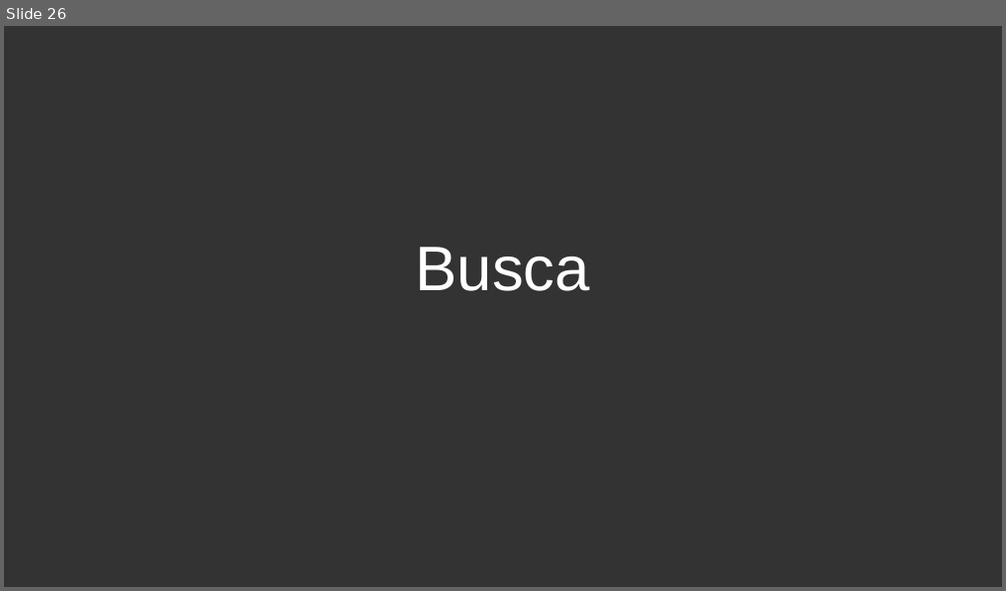
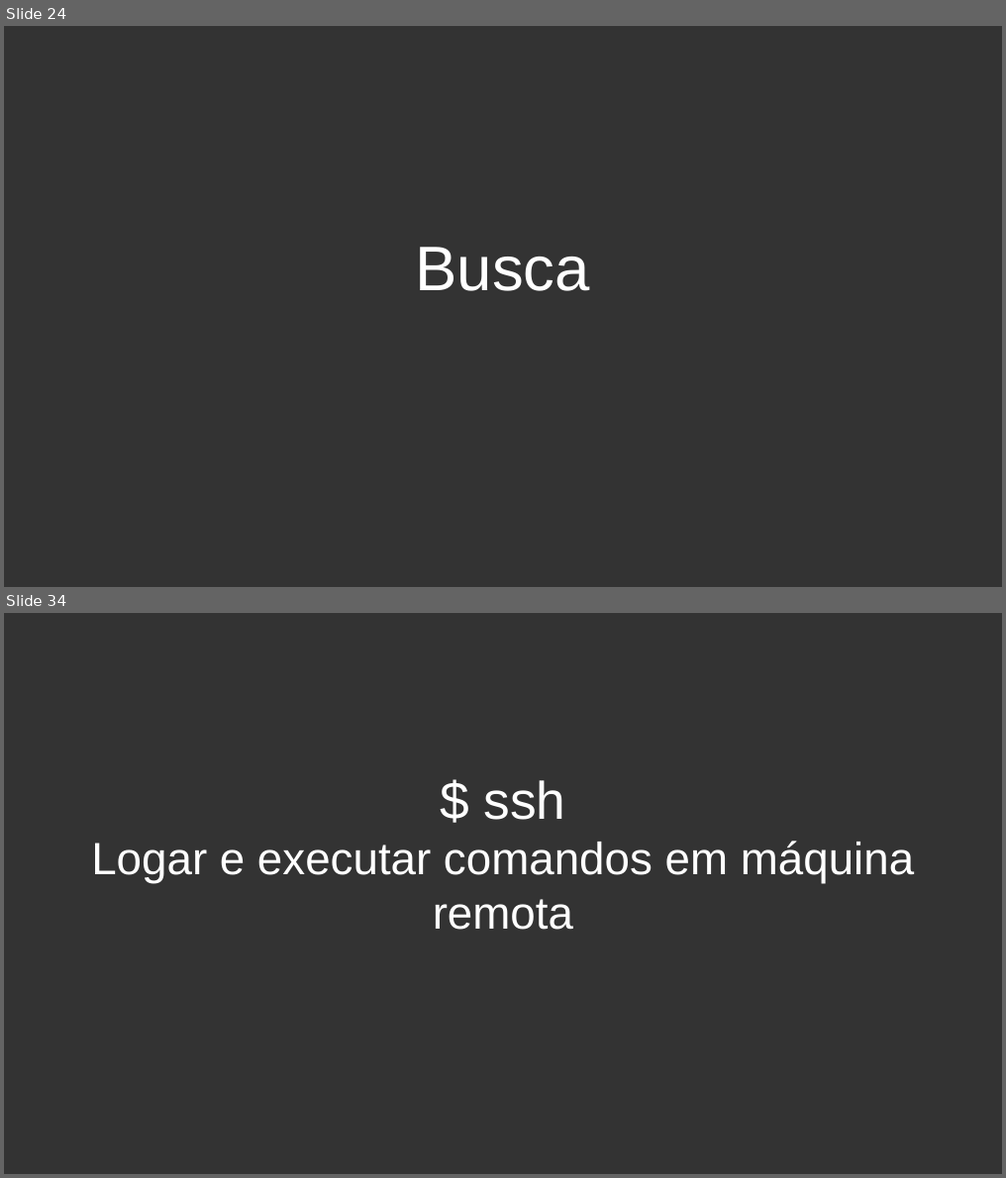
Before and after one commit to petecoutfpr/curso-linux-peteco, a slide deck: 2018-1/linux basico aula 5.odp. Shown one above the other, each under a label of ours: slide 26 before the commit, slides 24 and 34 after it; the slides between them are not shown. The pictures are 1006x591 and 1006x1178 pixels, drawn with LibreOffice and Linux fonts; fonts in the diff are those of the drawing; background and template pictures are left out. Boxes give left, top, right and bottom in pixels: in the first picture for what was removed or moved away, otherwise in the second. Text is boxed around its words. In the diff, an @@ line names an element or a change of style, - is before the commit and + after.

```diff
--- a/2018-1/linux basico aula 5.odp
+++ b/2018-1/linux basico aula 5.odp
@@ slide 34 added at box(4, 613, 1002, 1174), background #333333 @@
@@ subtitle added at box(91, 780, 914, 930), 36 pt, text #FFFFFF @@
+$ ssh
+Logar e executar comandos em máquina remota
@@ what was slide 26 is now slide 24 @@
```
Also in this commit, not shown: 1 slide changed, 8 other slides added, 4 slides removed.
